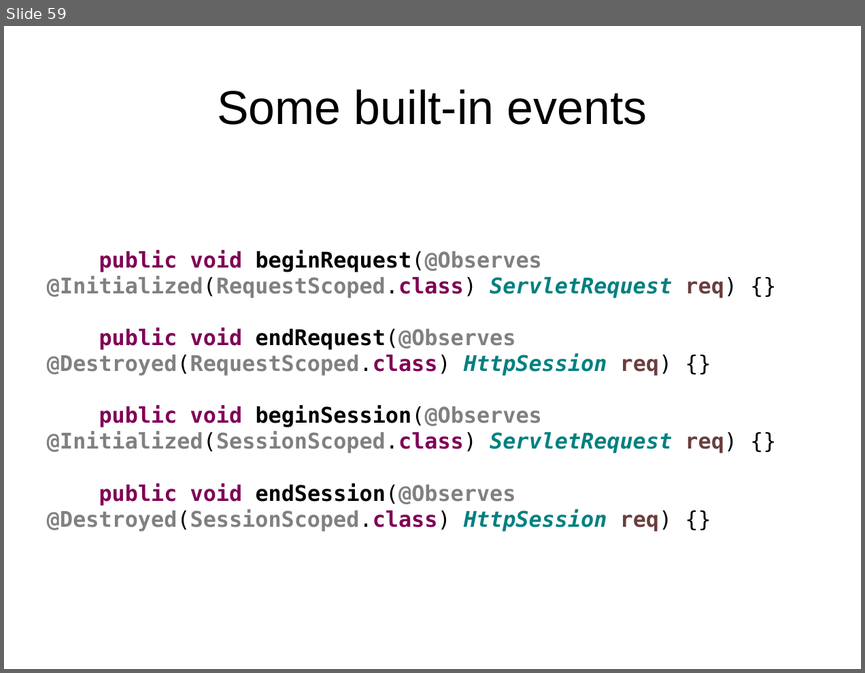
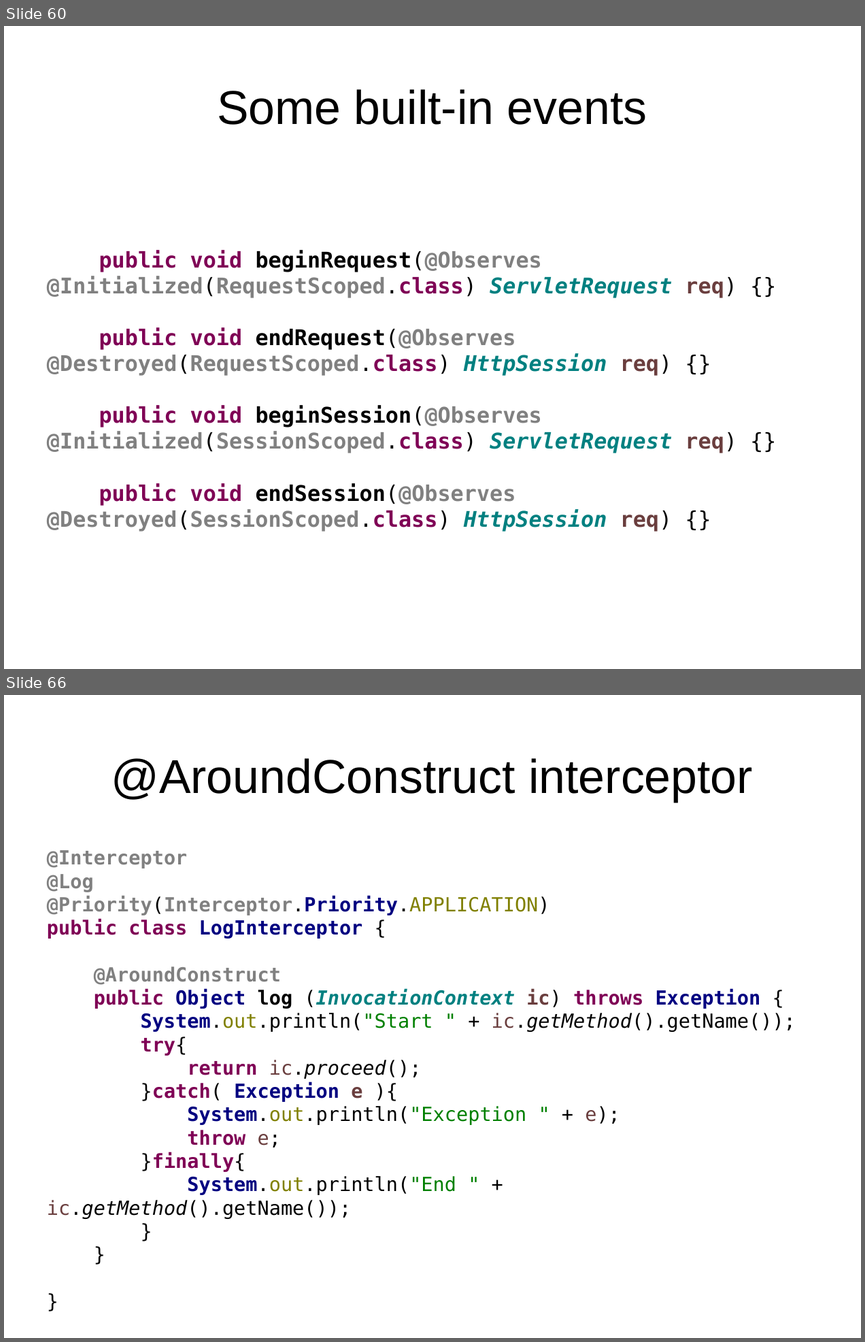
Before and after one commit to FrigoCoder/CDI, a slide deck: CDI.odp. Shown one above the other, each under a label of ours: slide 59 before the commit, slides 60 and 66 after it; the slides between them are not shown. The pictures are 865x673 and 865x1342 pixels, drawn with LibreOffice and Linux fonts; fonts in the diff are those of the drawing. Boxes give left, top, right and bottom in pixels: in the first picture for what was removed or moved away, otherwise in the second. Text is boxed around its words. In the diff, an @@ line names an element or a change of style, - is before the commit and + after.

Commit message:
Producers, events, decorators, interceptors.

```diff
--- a/CDI.odp
+++ b/CDI.odp
@@ slide 66 added at [4, 695, 861, 1338], background #FFFFFF @@
@@ title added at [111, 758, 753, 802], 44 pt, text #000000 @@
+@AroundConstruct interceptor
@@ text added at [47, 850, 796, 1219], 18 pt, text #000000, bold @@
+@Interceptor
+@Log
+@Priority(Interceptor.Priority.APPLICATION)
+public class LogInterceptor {
+@AroundConstruct
+public Object log (InvocationContext ic) throws Exception {
+System.out.println("Start " + ic.getMethod().getName());
+try{
+return ic.proceed();
+}catch( Exception e ){
+System.out.println("Exception " + e);
+throw e;
+}finally{
+System.out.println("End " + ic.getMethod().getName());
+}
+}
+}
@@ what was slide 59 is now slide 60 @@
```
Also in this commit, not shown: 7 other slides added, 6 other files.
